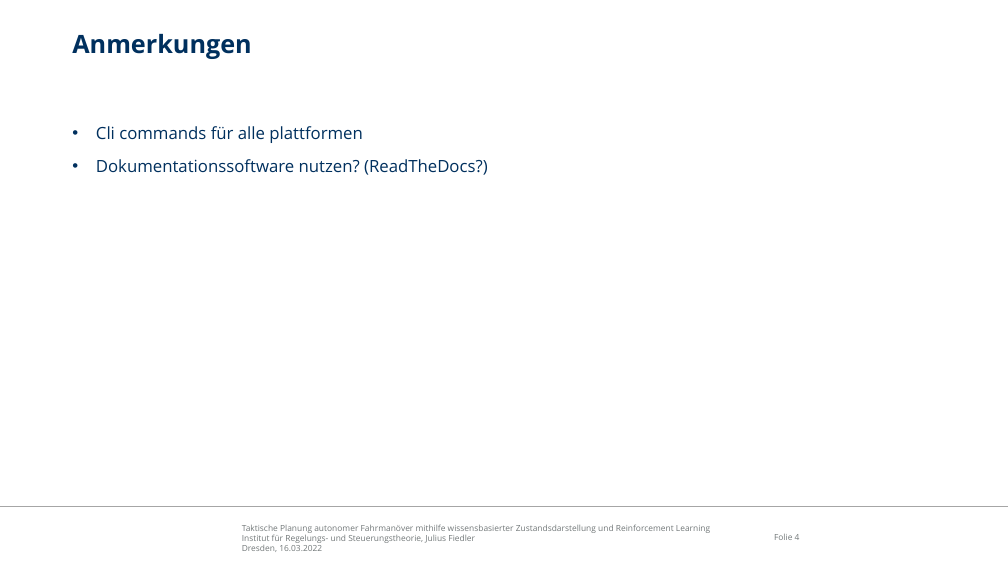
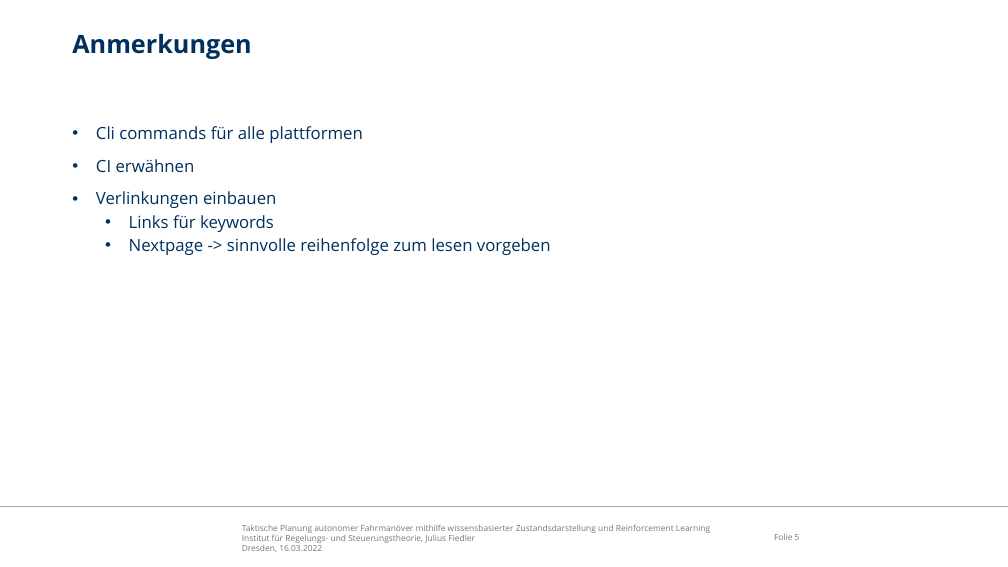
Before and after one commit to ackrep-org/ackrep_core, a slide deck: slide 5 of doc/devdoc/Konzept Doku.pptx (slide 4 before the commit). Drawn at 1008x567 pixels with LibreOffice and Linux fonts; fonts in the diff are those of the drawing; background and template pictures are left out. Boxes give left, top, right and bottom in pixels: in the first picture for what was removed or moved away, otherwise in the second. Text is boxed around its words. In the diff, an @@ line names an element or a change of style, - is before the commit and + after.

```diff
--- a/doc/devdoc/Konzept Doku.pptx
+++ b/doc/devdoc/Konzept Doku.pptx
@@ text at [96, 159, 551, 255]: text changed @@
-• Dokumentationssoftware nutzen? (ReadTheDocs?)
+• CI erwähnen
+• Verlinkungen einbauen
+  • Links für keywords
+  • Nextpage -> sinnvolle reihenfolge zum lesen vorgeben
```
Also in this commit, not shown: 1 other slide changed, 1 slide added, 2 other files.
